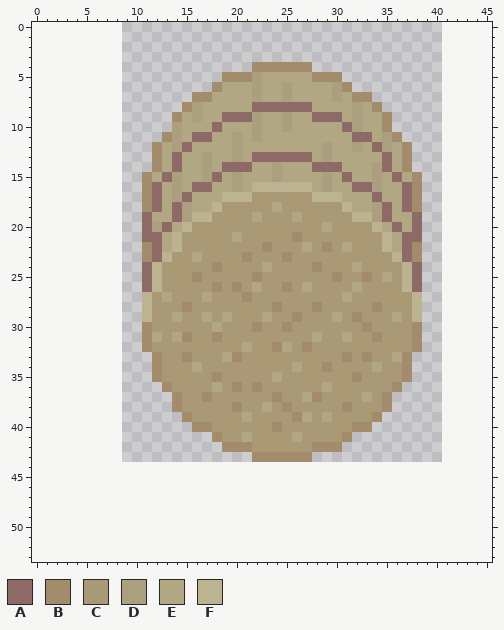
Two versions of one pixel-art file, assets/02_architecture/01_genericPieces/04_props/haybale.aseprite. The picture above is the old version.
32x48 pixels, 1 frame. The old version is drawn lined up with the new one, on the new canvas.
Palette (. is transparent): A #8d6a65  B #a38c6b  C #a99a75  D #ab9f7f  E #b2a783  F #bcb391
Pixels before (only the part around the change), first column x 0:
 4 ......................BBBBBB..................
 5 ...................BBBDEEEEEBBB...............
 6 ..................BEEEDEEDEEEEDB..............
 7 ................BBEEEEDEEDEEEEDEBB............
 8 ...............BDEEEEEAAAAAAEEEEDEB...........
 9 ..............BEDEEAAADEEDEEAAAEDEEB..........
10 ..............DEEEAEEEDEEDEEEEEADEEB..........
11 .............BDEAAEEDEDEEEEEEEEEAAEDB.........
12 ............BEDAEEEEDEEEEEEEEDEEDEADEB........
13 ............BEAEEDEEDEAAAAAAEDEEEEEAEB........
14 ............BEAEEDEAAAEEDEEEAAAEEEDAEB........
15 ...........BEADEEDAEDEEEDEEEEDEAEEDEAEB.......
16 ...........BAEDEAAEEDEFFFFFFEDEEAADEEAB.......
17 ...........BAEDAEEEFFFCCCCCCFFFEEEAEEAB.......
18 ...........BAEADEEFCCCCCECCCCCCFEEDAEAB.......
19 ...........AEEADFFCCCCECCCECCCCCFFDAEEA.......
20 ...........ADAEFCCCCCCCCCCCCCECCCCFEAEA.......
21 ...........AAEFCCCCCECCCCCBCCCCCCCCFEAA.......
22 ...........BAEFCCCCCCCCBCCCECBCECCCFEAB.......
23 ...........BAFCCECCCCBCCCBCCCCCCCCCCFAB.......
24 ...........AFCCCCCBCCCCECCCCBCCCECCCCFA.......
25 ...........AFCCCBCCCCCBCCCCCCCBCCBCECFA.......
26 ...........AFCCCCCBCBCECCBCECCCCECCCCFA.......
27 ...........FCECCCECCCBCCCCCCCCCECCCCCCF.......
28 ...........FCCCBCCCCCCCCBCCCBCCCCCBCCCF.......
29 ...........FCCECCECECCCECCBCCCECBCCCECF.......
30 ...........BCCCCCCECCCBCCBCCCCCCCBCCCCB.......
31 ...........BECEBCCBCCCCCCCCCECCECCBCCCB.......
32 ...........BCCCCCCCCCECCBECBCCCCCCCCCCB.......
33 ............BCCBCCCEBCCCCCCCCCCBCBCCEB........
34 ............BCCCECCCCCCCCCECCBCCCCECCB........
35 ............BCCCCCBCCCCCECCCCCCCBCCCCB........
36 .............BCCCCECBCBCCCCCCECCCCCCB.........
37 ..............BCCBCCCCCCBCCEBCCCCECB..........
38 ..............BCCCCCBCCECBCCCCCBCCCB..........
39 ...............BCCCCCECCCCBECECCCCB...........
40 ................BBCCCCCCBCCCCCCCBB............
41 ..................BCCECCCCECCCCB..............
42 ...................BBBCCCCCCBBB...............
43 ......................BBBBBB..................
44 ..............................................
45 ..............................................
46 ..............................................
47 ..............................................
48 ..............................................
49 ..............................................
50 ..............................................
51 ..............................................
52 ..............................................
53 ..............................................
Once edited:
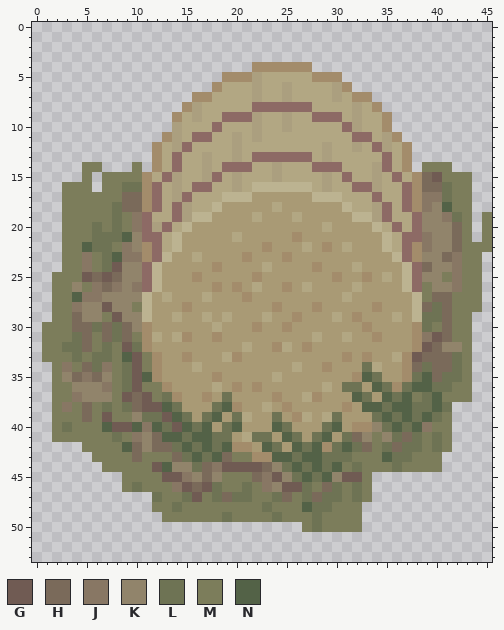
Colours new in this view: G #705b53  H #7a6a5a  J #887764  K #91846b  L #6e7354  M #7c7d5b  N #536247
Change:
canvas 32x48 -> 46x54, the old top-left corner now at 9,-4 (the part of the old canvas that was cut away was empty and is not shown)
Changed rows in their new state; - is an unchanged pixel.
first column x 1:
14 ----MM---M----------------------------MMM----
15 ----M-MMMM----------------------------HGMMM--
16 --MMM-MMLL----------------------------HHLMM--
17 --MMMMMMHH----------------------------JJLMM--
18 --MMMMMLHH----------------------------JKNMM--
19 --MMMMMLMJ----------------------------KKJLM-M
20 --MMMLMLMJ----------------------------KKKHM-M
21 --MMMLLLNK----------------------------JKKHM-M
22 --MMNLLMJK----------------------------JKKHMMM
23 --MMJMLNJJ----------------------------KKHJMM-
24 --MMJMLGKK----------------------------HKKJMM-
25 -MMMGHGHKK----------------------------KKMJMM-
26 -MMKMJHJKJ----------------------------MKKJMM-
27 -MMNJJKKKK----------------------------MHHMMM-
28 -MMJKKGKKM----------------------------HLHMMM-
29 -MMHKKMGKK----------------------------LLHMM--
30 MMMHHLHLHK----------------------------LMHMM--
31 MMMLHMHLHM----------------------------JGHMM--
32 MMLLHMLMGL----------------------------GHKKM--
33 MMMLMLLMNGM--------------------------GHHHLM--
34 -MJMHLJMLGM---------------------L----HLHHLM--
35 -MKHJHKMLGN---------------------NL---LNHLLM--
36 -MMKKKJMLGMM------------------LL-NL-LNNLLMM--
37 -MMJKKKMGHGML-----L------------NL-NLNMLNMMM--
38 -MJMHMLMLHGGNL---LN-------------NNLNNLLNL----
39 -MMMHMGMMKLLGNL-LN-L---L-----L---LNLNLNLM----
40 -MLMMMNGGNJNLGNLN-LN---NL---LN---KLNLNJMM----
41 -MMMMMMLMJKHNNLNNLL--LL-NL-LN-LHKMKLHLMLM----
42 ----MMMMNHKHHLNLNLN---NL-NLN-LNLHMLHLLMLM----
43 -----MMMMHMMMHLNLNHMM--NNLNNLLLMMMNLLMMM-----
44 ------MMMMMGNKKLHJGGGGHKLNLNLNMLMMMLMMMM-----
45 --------MMMMGGJKHKMMMHJGKLNLNKGGM------------
46 --------MLMMMJGHGLMMLMJKGGLMHLMLM------------
47 -----------LMMLGMLHLLMMLHMLHLLMLM------------
48 -----------MMLMMMMMMMMLMMMNLLMMM-------------
49 ------------MMMMMMLMMMMLMMMLMMMM-------------
50 --------------------------MLMMMM-------------
Boxes around the changes in both pictures, in picture pixels (x1, y1, x2, y2):
changed: (42, 162, 492, 532)
